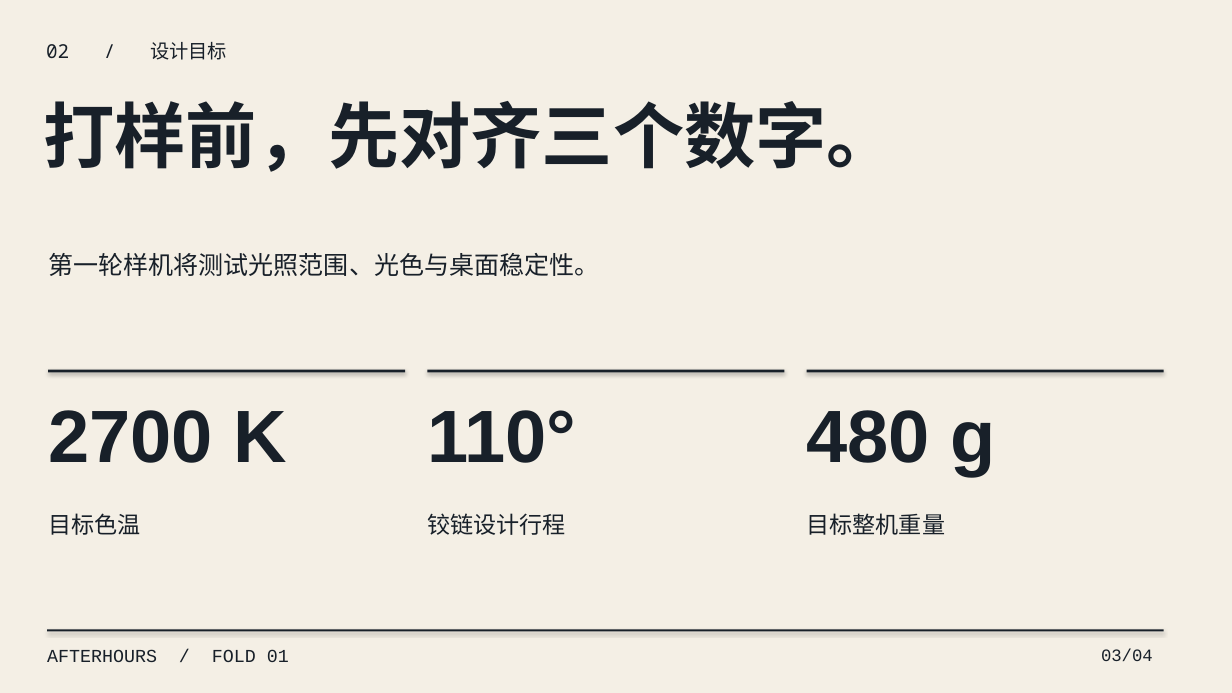
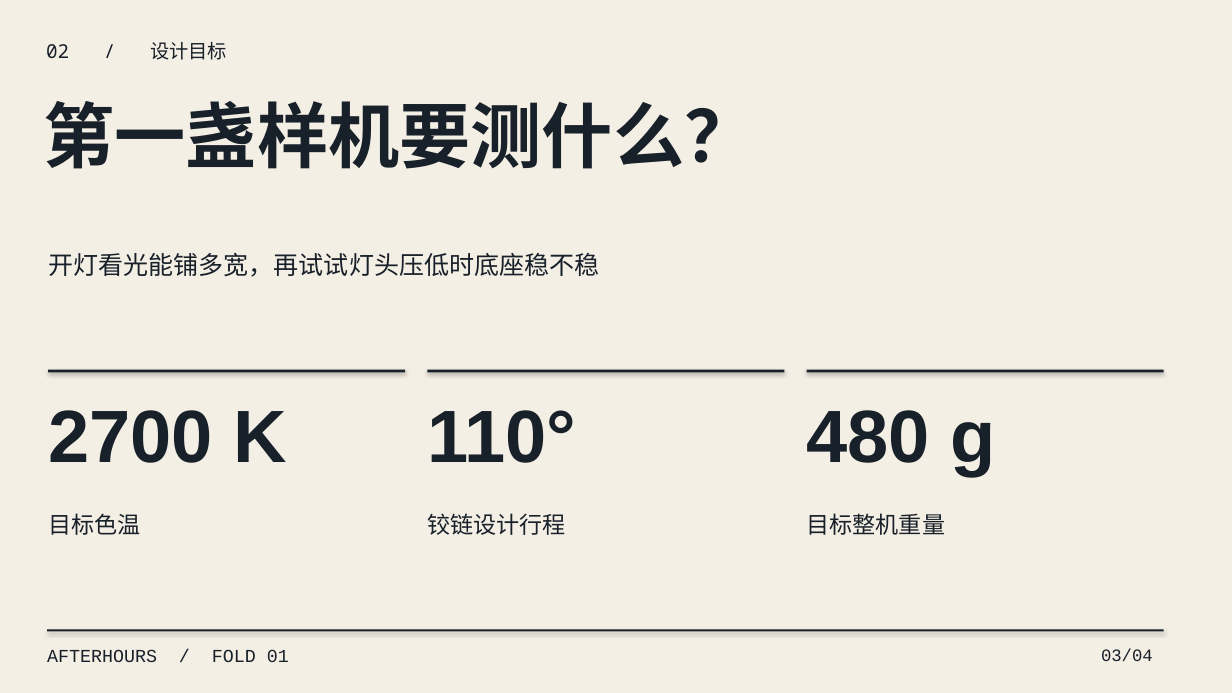
Before and after one commit to joeymilano/joey-design, a slide deck: slide 3 of docs/afterhours-deck-zh.pptx. Drawn at 1232x693 pixels with LibreOffice and Linux fonts; fonts in the diff are those of the drawing. Boxes give left, top, right and bottom in pixels: in the first picture for what was removed or moved away, otherwise in the second. Text is boxed around its words. In the diff, an @@ line names an element or a change of style, - is before the commit and + after.

```diff
--- a/docs/afterhours-deck-zh.pptx
+++ b/docs/afterhours-deck-zh.pptx
@@ text at (43, 101, 755, 169): text changed @@
-打样前，先对齐三个数字。
+第一盏样机要测什么？
@@ text at (48, 253, 600, 277): text changed @@
-第一轮样机将测试光照范围、光色与桌面稳定性。
+开灯看光能铺多宽，再试试灯头压低时底座稳不稳
```
Also in this commit, not shown: 3 other slides changed, 23 other files.
